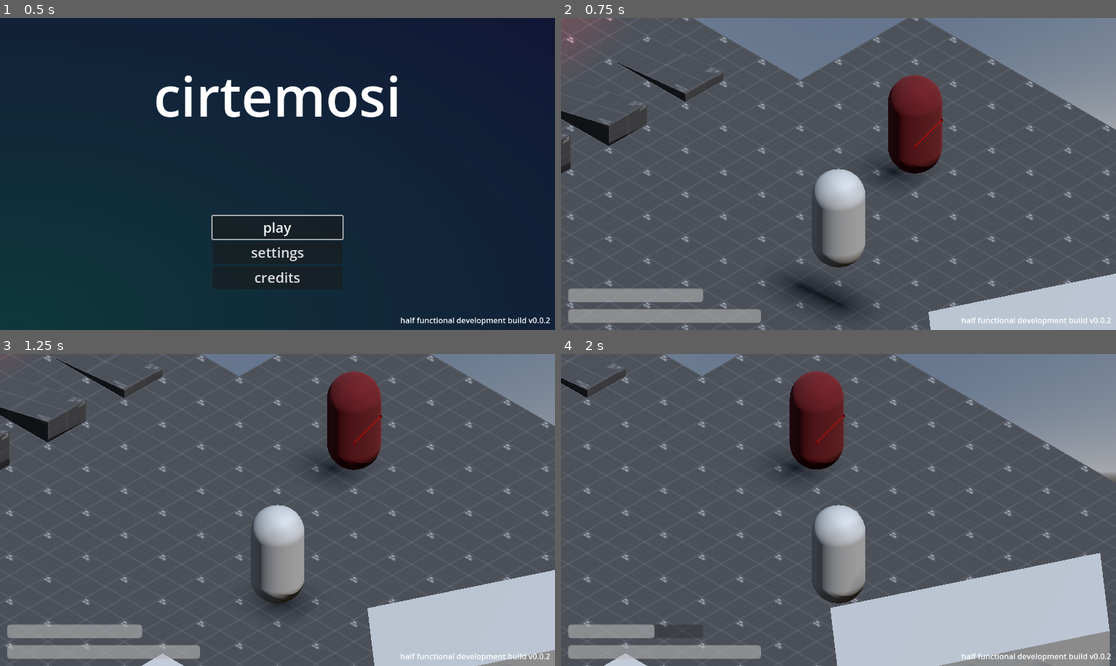
Above: before the commit, frames 1-4 (two rows, left to right).
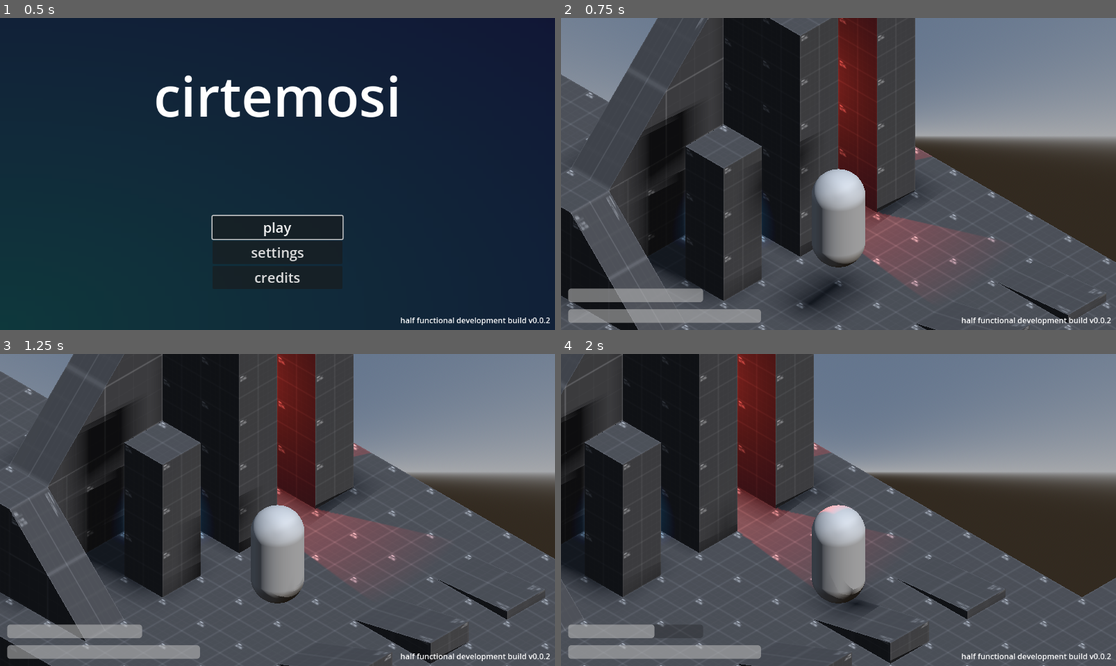
Above: after the commit, the same moments.

Repository: udu3324/cirtemosi
Game: Godot game, scene res://scenes/stage.tscn
Two runs of this game, one before a commit and one after it. Both use one fixed random seed, a clock stepped at 60 frames per second and the inputs below.
Inputs:
- Up to frame 1 (0.5 s): no input
- Up to frame 2 (0.75 s): click "play" at 0.5 s
- Up to frame 3 (1.25 s): no input
- Up to frame 4 (2 s): tap Enter at 1.25 s; hold Right (ui_right) from 1.28 s (still down); hold Shift (sprint) from 1.28 s (still down)

Frame 1 is identical in both runs. In frame 2, 60% of the frame differs, in the area x 0-100%, y 0-100%; in frame 3, 58%; in frame 4, 62%.

Commit message:
add player chasing and safecases

Diff:
--- a/levels/test_scene_2.tscn
+++ b/levels/test_scene_2.tscn
@@ -49,9 +49,9 @@
 mesh = SubResource("PlaneMesh_8tk28")
 
 [node name="CSGBox3D" type="CSGBox3D" parent="NavigationRegion3D"]
-transform = Transform3D(1, 0, 0, 0, 1, 0, 0, 0, 1, 1.5, 0.235179, 4)
+transform = Transform3D(1, 0, 0, 0, 1, 0, 0, 0, 1, 1.69629, 0.235179, 4.06348)
 use_collision = true
-size = Vector3(6, 1, 1)
+size = Vector3(5.60742, 1, 0.873047)
 
 [node name="MeshInstance3D" type="MeshInstance3D" parent="."]
 visible = false
--- a/scripts/entities/enemy_test/enemt.gd
+++ b/scripts/entities/enemy_test/enemt.gd
@@ -4,7 +4,11 @@
 @onready var enemt_zone: Area3D = get_parent().get_child(0)
 
 var target_reached = true
+
 var roaming = false
+var chasing = false
+
+var stuck_time := 0.0
 
 func _ready() -> void:
 	_generate_roam_point_target()
@@ -12,15 +16,43 @@
 func _process(delta: float) -> void:
 	pass
 
+func _physics_process(delta: float) -> void:
+	if agent.is_navigation_finished():
+		stuck_time = 0.0
+	else:
+		stuck_time += delta
+
+	if stuck_time > 6.0:
+		# print_debug("agent found stuck, regenerating new path")
+
+		roaming = false
+		chasing = false
+
+		_generate_roam_point_target()
+
+
 # thank you bramwell!! https://www.youtube.com/watch?v=2W4JP48oZ8U
 func _integrate_forces(state: PhysicsDirectBodyState3D) -> void:
-	# too close, stop
-	if agent.distance_to_target() < 0.5:
-		pass
+
+	# agent is close enough to player!
+	if global_transform.origin.distance_to(Globals.player_pos) < 5:
+		agent.set_target_position(Globals.player_pos)
+		chasing = true
+		roaming = false
+
+	# agent is too far from player, reset chase
+	if global_transform.origin.distance_to(Globals.player_pos) > 5 and chasing:
+		chasing = false
+		enemt_zone.global_transform.origin = global_transform.origin
+		_generate_roam_point_target()
 
 	# dont need to move if its finised reaching target
 	if agent.is_navigation_finished():
 		return
+
+	# agent is chasing and is too close to player!
+	if global_transform.origin.distance_to(Globals.player_pos) < 1.3 and chasing:
+		pass # not sure if i need this
 
 	# below is all the physics stuff, it does not need to be touched i promise :100:
 
@@ -41,7 +73,8 @@
 	if state.linear_velocity.length() > 2:
 		state.linear_velocity = state.linear_velocity.normalized() * 3.5
 
-	apply_central_force(dir2 * 16)
+	var force = 16 if chasing else 10
+	apply_central_force(dir2 * force)
 
 	# apply an extra y axis force depending on the slope angle
 	var slope_angle = acos(slope_normal.dot(Vector3.UP))
@@ -51,19 +84,18 @@
 
 
 func _on_navigation_agent_3d_target_reached() -> void:
-	# target_reached = true
+	if chasing:
+		return
+
+	# print_debug("reached target!")
+
 	roaming = false
-
-	print_debug("reached target!")
 
 	await get_tree().create_timer(randi_range(1, 5)).timeout
 
 	_generate_roam_point_target()
 
 func _generate_roam_point_target():
-	if roaming:
-		return
-
 	var radius = enemt_zone.get_child(0).shape.radius
 
 	var angle = randf() * TAU
@@ -73,8 +105,7 @@
 	var world_pos = enemt_zone.global_transform.origin + local_pos
 	world_pos.y = global_transform.origin.y
 
-	print_debug("creating a new roam target", world_pos)
+	# print_debug("creating a new roam target", world_pos)
 
 	agent.set_target_position(world_pos)
-
 	roaming = true
--- a/scripts/stage.gd
+++ b/scripts/stage.gd
@@ -39,7 +39,7 @@
 	level = preload("res://levels/test_scene_1.tscn").instantiate()
 	$Node3D.add_child(level)
 
-	_add_player(Vector3(10, 2, 0))
+	_add_player(Vector3(0, 2, 0))
 	health.visible = true
 	stamina.visible = true
 
